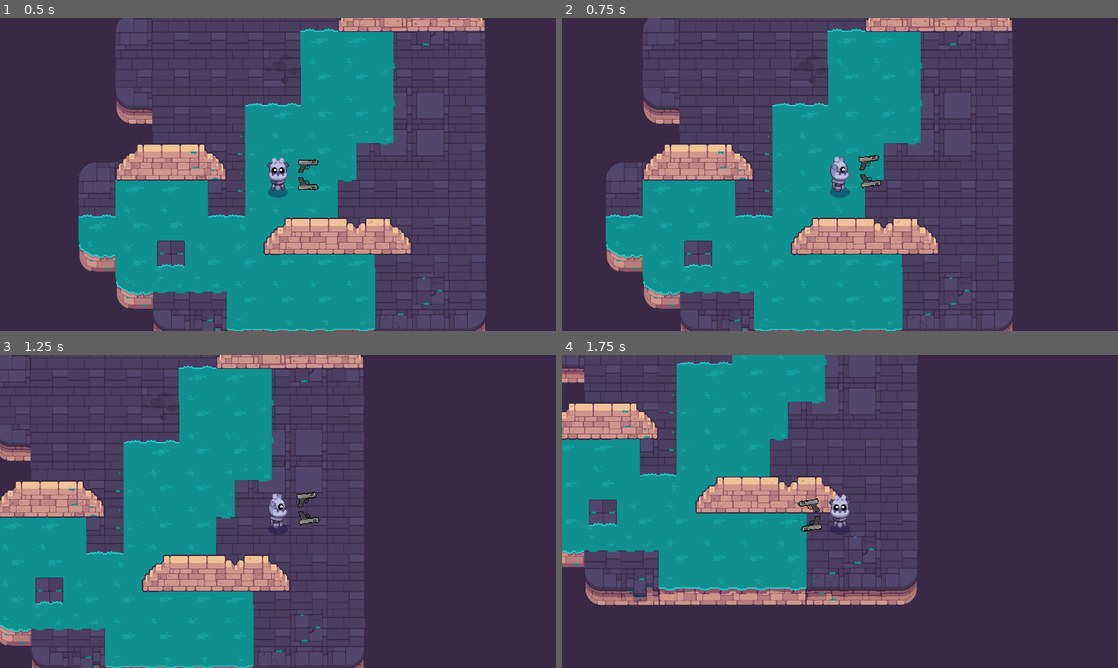
Above: before the commit, frames 1-4 (two rows, left to right).
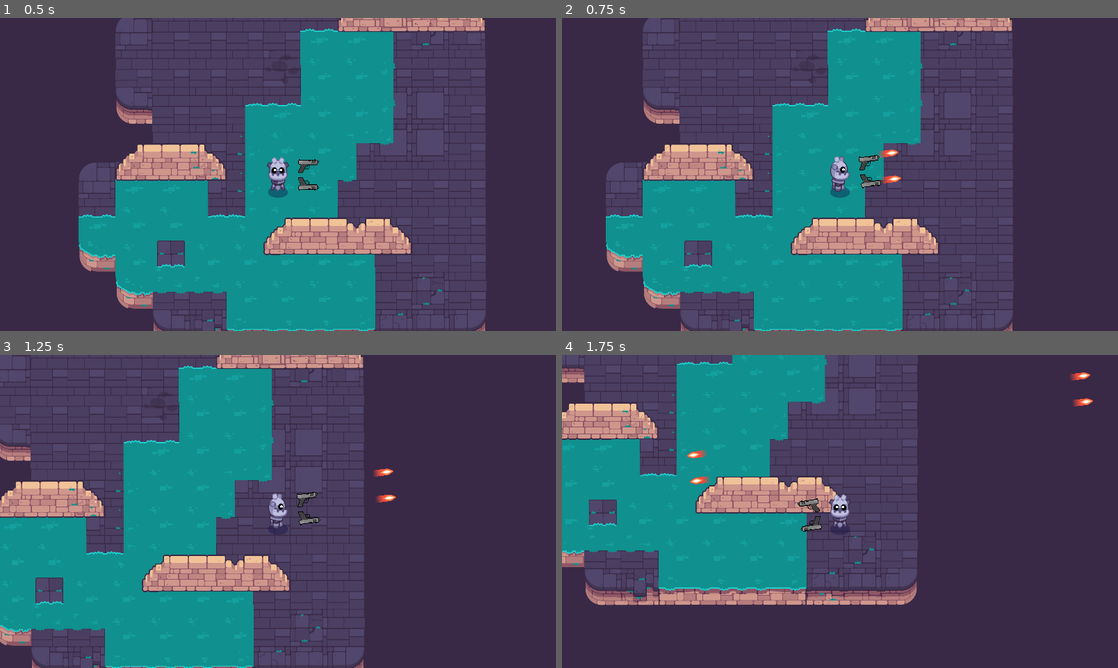
Above: after the commit, the same moments.

Repository: Tonykuang1028/Path-of-sorcerers-game
Game: Godot game, scene res://levels/test_room.tscn
Same seed, same stepped clock (60 frames per second), same inputs: the game is played once before the commit and once after it. The project has no main scene, so this scene is started directly.
Inputs (mouse positions are in pixels of both pictures, inside the frame that each line leads up to):
- Up to frame 1 (0.5 s): no input
- Up to frame 2 (0.75 s): tap Enter at 0.5 s; move the mouse to (962, 158) at 0.52 s; hold D (move_right) from 0.53 s (still down); click (962, 158) at 0.6 s
- Up to frame 3 (1.25 s): keep holding D (move_right); tap Space at 0.77 s
- Up to frame 4 (1.75 s): move the mouse to (728, 527) at 1.27 s; release D (move_right) at 1.28 s; hold S (move_down) from 1.28 s (still down); click (728, 527) at 1.35 s; tap Space at 1.52 s

Frame 1 is identical in both runs. In frame 2, 0.1% of the frame differs, in the area x 56-61%, y 42-53%; in frame 3, 0.1%; in frame 4, 0.3%, in the area x 22-96%, y 5-42%.

Commit message:
fixed shooting

Diff:
--- a/M10.twin_stick_workbook/levels/bullet.tscn
+++ b/M10.twin_stick_workbook/levels/bullet.tscn
@@ -9,6 +9,7 @@
 height = 46.0
 
 [node name="Bullet" type="Area2D"]
+top_level = true
 collision_layer = 0
 collision_mask = 3
 script = ExtResource("1_n0vq6")
--- a/M10.twin_stick_workbook/player/player.tscn
+++ b/M10.twin_stick_workbook/player/player.tscn
@@ -49,10 +49,10 @@
 position = Vector2(7.62939e-06, 0.999999)
 
 [node name="shootleft" type="Marker2D" parent="weaponPivot/weaponAnchor/weapon"]
-position = Vector2(76.7041, 46.0695)
+position = Vector2(77.3595, -43.9281)
 
 [node name="shootright" type="Marker2D" parent="weaponPivot/weaponAnchor/weapon"]
-position = Vector2(77.3595, -43.9281)
+position = Vector2(76.7041, 46.0695)
 
 [node name="LeftHand" type="Sprite2D" parent="weaponPivot/weaponAnchor"]
 position = Vector2(43.5474, -40.8846)
--- a/M10.twin_stick_workbook/weapon.gd
+++ b/M10.twin_stick_workbook/weapon.gd
@@ -5,17 +5,46 @@
 func _physics_process(delta: float) -> void:
 	if Input.is_action_just_pressed("shoot"):
 		shoot()
+		shoot2()
 
-#func shoot() -> void:
-	#var bullet: Node = bullet_scene.instantiate()
-	#get_tree().current_scene.add_child(bullet)
+func shoot() -> void:
+	const BULLET = preload("res://levels/bullet.tscn")
+	var new_bullet = BULLET.instantiate()
 
-	#bullet.global_positon = global_position
-	#bullet.global_rotation = global_rotation
+	new_bullet.top_level = true
+	new_bullet.global_position = $shootleft.global_position
+	new_bullet.global_rotation = $shootleft.global_rotation
+	$shootleft.add_child(new_bullet)
+
+func shoot2() -> void:
+	const BULLET = preload("res://levels/bullet.tscn")
+	var new_bullet = BULLET.instantiate()
+	new_bullet.top_level = true
+	new_bullet.global_position = $shootright.global_position
+	new_bullet.global_rotation = $shootright.global_rotation
+	$shootright.add_child(new_bullet)
+
+
+
+
+	#if bullet_scene:
+		#var bullet: Node = bullet_scene.instantiate()
+		#bullet.global_positon = $shootleft.global_position
+		#bullet.global_rotation = global_rotation
+		#get_tree().current_scene.add_child(bullet)
+		#
+	#else:
+		#print("error_not_work")
+
+
+
+
+
+
 	#bullet.rotation += randf_range(-random_angle / 2.0, random_angle / 2.0)
 
-func shoot():
-	const BULLET = preload("res://levels/bullet.tscn")
-	var new_bullet = BULLET.instantiate()
-	new_bullet.global_position = $shootleft.global_position
-	$shootleft.add_child(new_bullet)
+#func shoot():
+	#const BULLET = preload("res://levels/bullet.tscn")
+	#var new_bullet = BULLET.instantiate()
+	#new_bullet.global_position = $shootleft.global_position
+	#$shootleft.add_child(new_bullet)
Not shown, changed: .DS_Store
